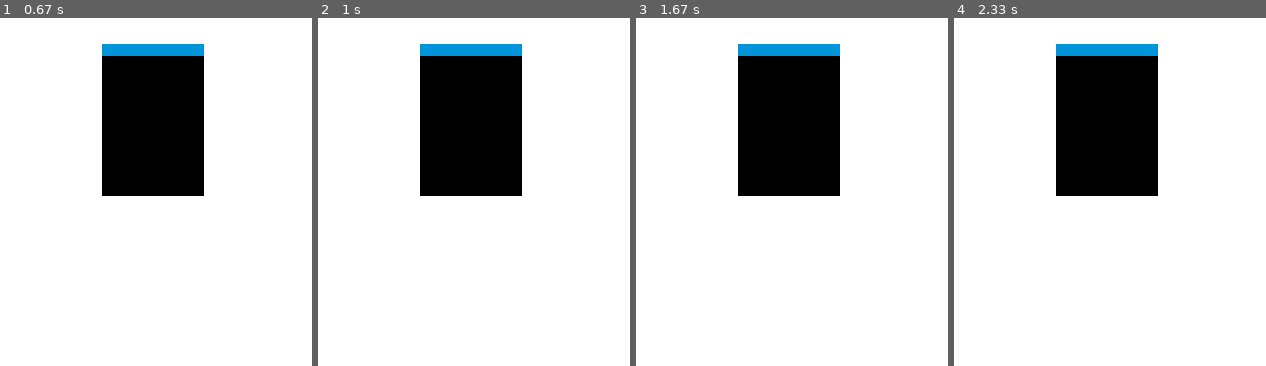
Above: before the commit, frames 1-4 (left to right).
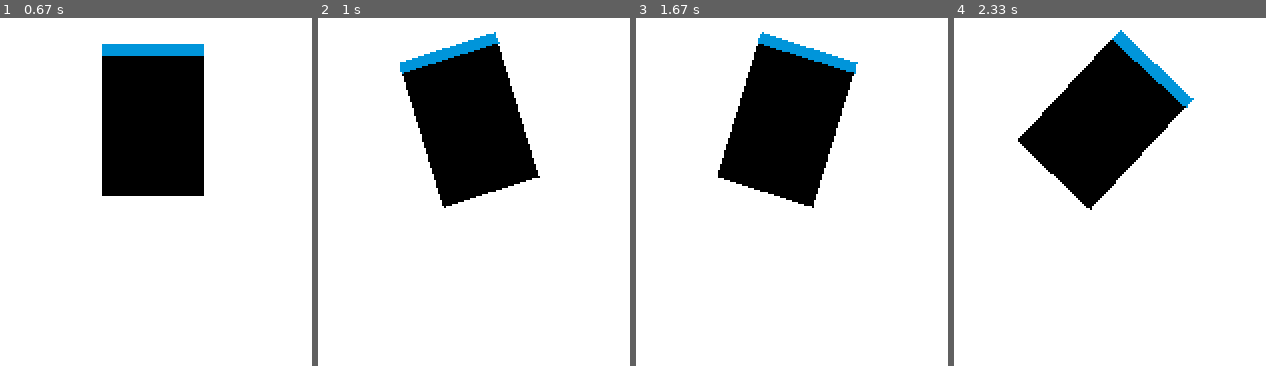
Above: after the commit, the same moments.

Repository: Wooyceps/mobile-robot-pygame-simulation
Game: pygame game, started from main.py
The game is run twice, just before and just after one commit, with the same random seed, the same clock (stepped at 60 frames per second) and the same inputs.
Inputs (mouse positions are in pixels of both pictures, inside the frame that each line leads up to):
- Up to frame 1 (0.67 s): click (152, 118) at 0.38 s
- Up to frame 2 (1 s): click (405, 164) at 0.72 s
- Up to frame 3 (1.67 s): click (outside the picture) at 1.05 s
- Up to frame 4 (2.33 s): click (outside the picture) at 2.22 s

Frame 1 is identical in both runs. In frame 2, 4.0% of the frame differs, in the area x 26-72%, y 4-55%; in frame 3, 4.1%; in frame 4, 6.7%, in the area x 20-77%, y 3-56%.

Commit message:
aligning with the destinations angle in suboptimal way

Diff:
--- a/AMR.py
+++ b/AMR.py
@@ -20,16 +20,17 @@
         self.rot_speed_deg = 1  # degree per frame
         self.leave_track = False
         self.coord_memory = []
-        self.plan_trajectory = True
-        self.mouse_click_xy = None
+        self.plan_trajectory = False
+        self.target = None
 
     def print_dof(self):
         print(f"x = {round(self.x, 2)}, y = {round(self.y, 2)}, angle = {round(self.angle_rad * 180 / math.pi, 2)}")
 
     def handle_movement(self, keys, mouse):
-        self.mouse_click_xy = mouse
-        if self.mouse_click_xy and self.plan_trajectory:
-            self.trajectory_planning(self.mouse_click_xy[0], self.mouse_click_xy[1])
+        if mouse:
+            self.plan_trajectory = True
+        if self.plan_trajectory:
+            self.trajectory_planning(mouse)
         else:
             if keys[pg.K_UP]:
                 self.move_fwd_bwd(-1)
@@ -93,9 +94,16 @@
 
         pg.draw.polygon(WIN, self.front_color, points)
 
-    def trajectory_planning(self, target_x, target_y):
-        target_angle_rad = -math.atan2(target_x - self.x, -(target_y - self.y))
+    def trajectory_planning(self, mouse):
+        if mouse:
+            self.target = mouse
+        target_angle_rad = -math.atan2(self.target[0] - self.x, -(self.target[1] - self.y))
         angle_diff_rad = target_angle_rad - self.angle_rad # angular distance to cover
         print(f"target_angle = {round(target_angle_rad * 180 / math.pi, 2)}, angle_diff = {round(angle_diff_rad * 180 / math.pi, 2)}")
-
-        self.mouse_click_xy = None
+        if abs(angle_diff_rad * 180/math.pi) > 1:
+            if angle_diff_rad > 0:
+                self.rotate(1)
+            else:
+                self.rotate(-1)
+        else:
+            self.plan_trajectory = False
